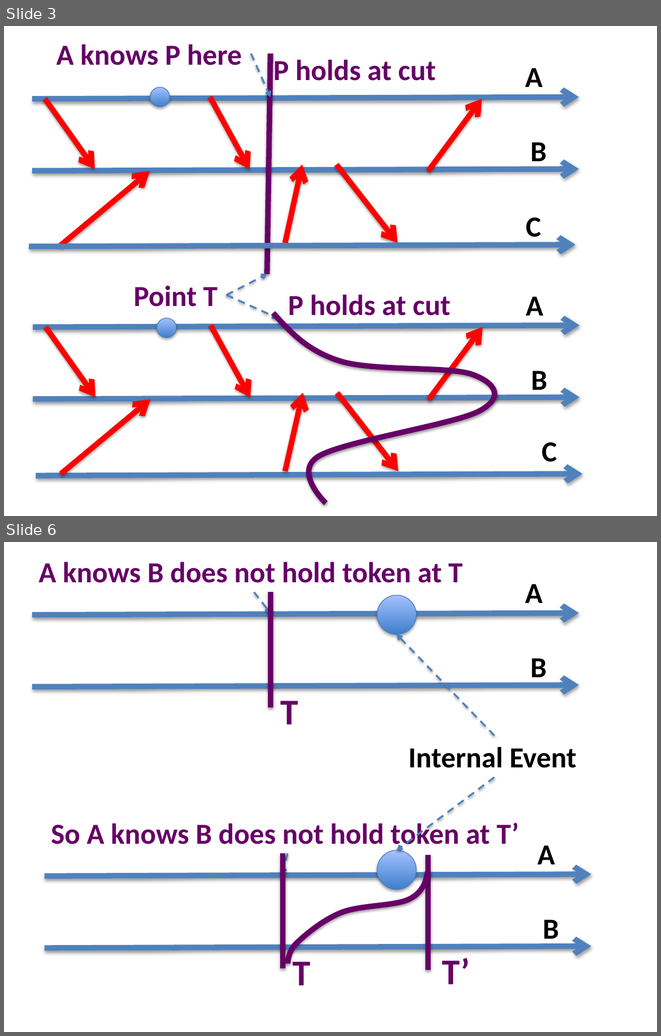
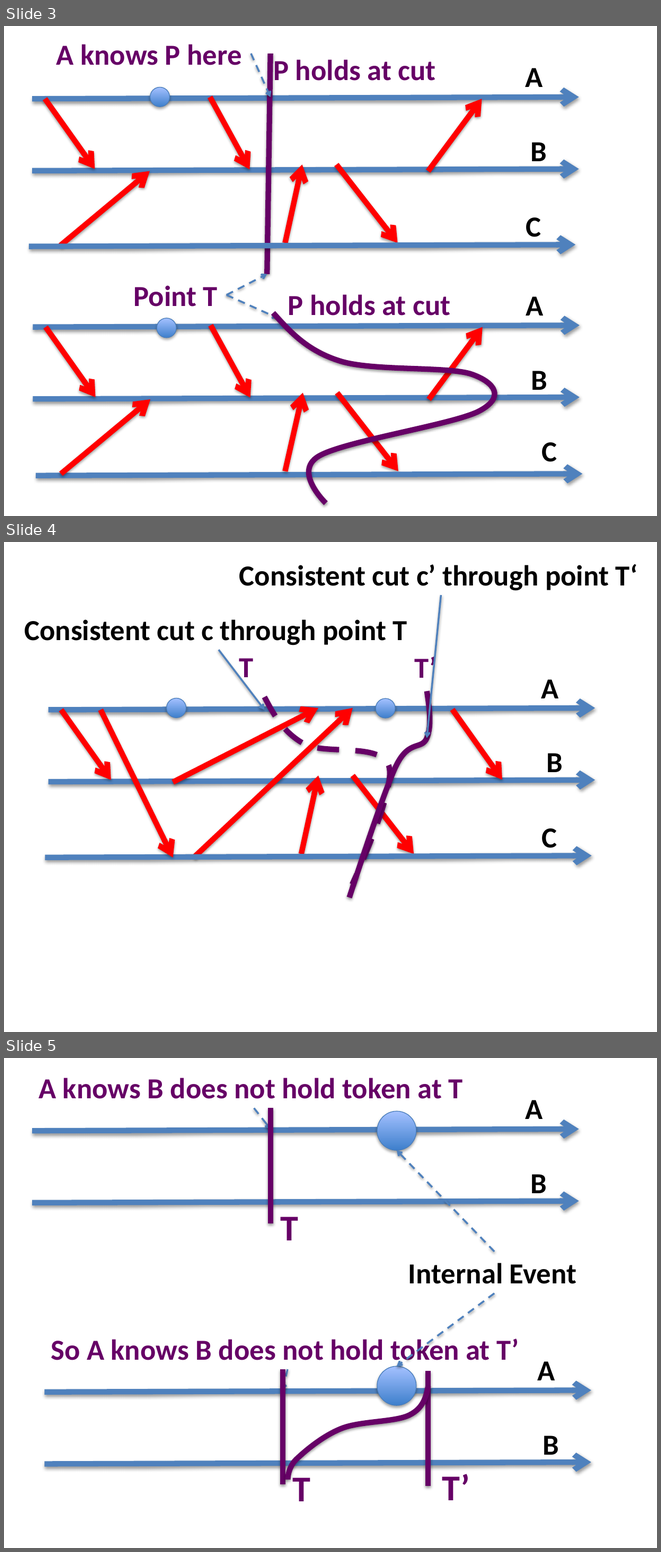
Before and after one commit to kmchandy/kmchandy.github.io, a slide deck: Knowledge/KnowledgeDiagrams.pptx. Shown one above the other, each under a label of ours: slides 3 and 6 before the commit, slides 3, 4 and 5 after it; the slides between them are not shown. The pictures are 661x1036 and 661x1552 pixels, drawn with LibreOffice and Linux fonts; fonts in the diff are those of the drawing. Boxes give left, top, right and bottom in pixels: in the first picture for what was removed or moved away, otherwise in the second. Text is boxed around its words. In the diff, an @@ line names an element or a change of style, - is before the commit and + after.

```diff
--- a/Knowledge/KnowledgeDiagrams.pptx
+++ b/Knowledge/KnowledgeDiagrams.pptx
@@ slide 4 added at [4, 542, 657, 1032], background #FFFFFF @@
@@ text added at [239, 564, 638, 591], 32 pt, text #000000, bold @@
+Consistent cut c’ through point T‘
@@ arrow added from (441, 595) to (427, 738), #4F81BD 2 pt @@
@@ text added at [24, 619, 407, 645], 32 pt, text #000000, bold @@
+Consistent cut c through point T
@@ arrow added from (219, 650) to (265, 710), #4F81BD 2 pt @@
@@ text added at [239, 658, 254, 684], 32 pt, text #660066, bold @@
+T
@@ text added at [415, 653, 437, 685], 32 pt, text #660066, bold @@
+T’
@@ text added at [541, 679, 559, 698], 32 pt, text #000000, bold @@
+A
@@ ellipse added at [167, 698, 186, 717], fill gradient #3F80CE to #A4C4FF, outline #4B7EBC 0.75 pt @@
@@ freeform shape added at [265, 697, 390, 884], outline #660066 6 pt dashed @@
@@ freeform shape added at [350, 691, 430, 897], outline #660066 6 pt @@
@@ ellipse added at [376, 699, 395, 718], fill gradient #3F80CE to #A4C4FF, outline #4B7EBC 0.75 pt @@
@@ arrow added from (49, 710) to (595, 708), #4F81BD 6 pt @@
@@ arrow added from (61, 710) to (111, 779), #FF0000 6 pt @@
@@ arrow added from (100, 710) to (173, 857), #FF0000 6 pt @@
@@ arrow added from (173, 782) to (318, 708), #FF0000 6 pt @@
@@ arrow added from (194, 857) to (353, 708), #FF0000 6 pt @@
@@ arrow added from (452, 709) to (502, 779), #FF0000 6 pt @@
@@ text added at [547, 753, 563, 779], 32 pt, text #000000, bold @@
+B
@@ arrow added from (49, 782) to (595, 779), #4F81BD 6 pt @@
@@ arrow added from (301, 854) to (318, 775), #FF0000 6 pt @@
@@ arrow added from (353, 775) to (414, 854), #FF0000 6 pt @@
@@ text added at [542, 828, 557, 855], 32 pt, text #000000, bold @@
+C
@@ arrow added from (45, 857) to (592, 855), #4F81BD 6 pt @@
@@ what was slide 6 is now slide 5 @@
```
Also in this commit, not shown: 4 other slides added, 15 other files.
